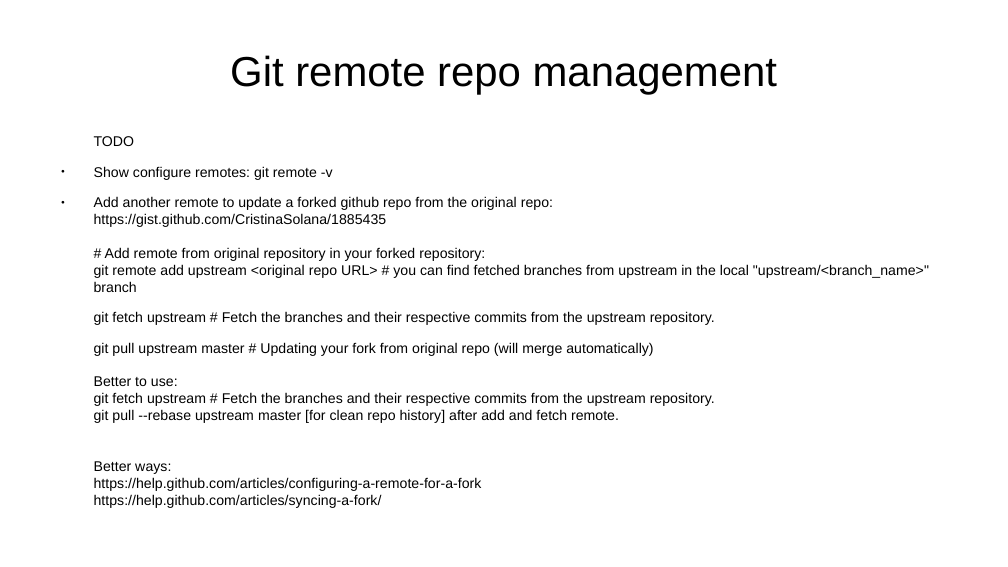
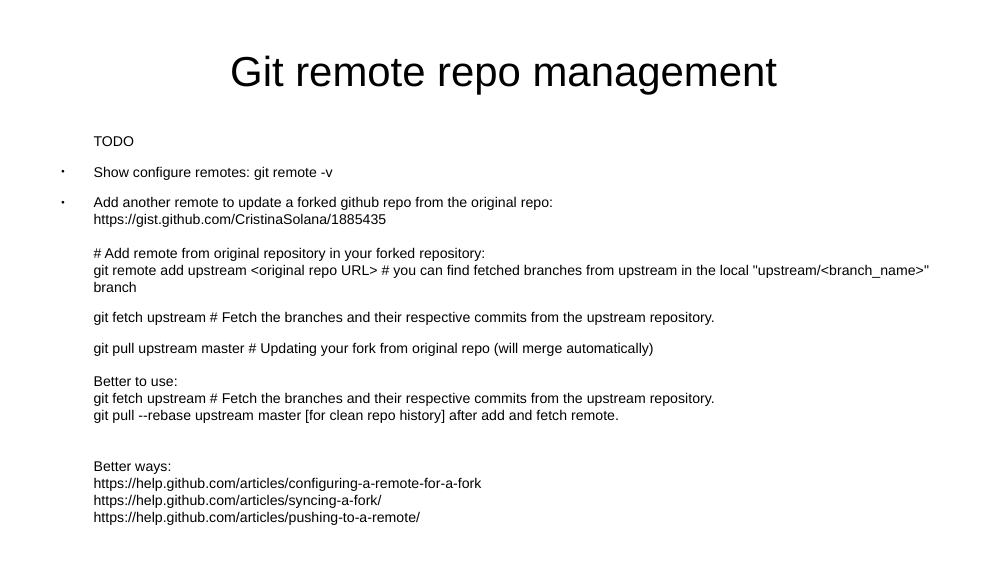
Before and after one commit to aryoda/git_essentials, a slide deck: slide 13 of Introduction to Git collaboration workflows.odp (slide 12 before the commit). Drawn at 1008x567 pixels with LibreOffice and Linux fonts; fonts in the diff are those of the drawing. Boxes give left, top, right and bottom in pixels: in the first picture for what was removed or moved away, otherwise in the second. Text is boxed around its words. In the diff, an @@ line names an element or a change of style, - is before the commit and + after.

```diff
--- a/Introduction to Git collaboration workflows.odp
+++ b/Introduction to Git collaboration workflows.odp
@@ text at [94, 342, 715, 525]: text changed @@
-git pull upstream master # Updating your fork from original repo (will merge automatically)
-Better to use:
-git fetch upstream # Fetch the branches and their respective commits from the upstream repository.
-git pull --rebase upstream master [for clean repo history] after add and fetch remote.
-Better ways:
-https://help.github.com/articles/configuring-a-remote-for-a-fork
-https://help.github.com/articles/syncing-a-fork/
+git pull upstream master # Updating your fork from original repo (will merge automatically)
+Better to use:
+git fetch upstream # Fetch the branches and their respective commits from the upstream repository.
+git pull --rebase upstream master [for clean repo history] after add and fetch remote.
+Better ways:
+https://help.github.com/articles/configuring-a-remote-for-a-fork
+https://help.github.com/articles/syncing-a-fork/
+https://help.github.com/articles/pushing-to-a-remote/
```
Also in this commit, not shown: 1 slide added.
